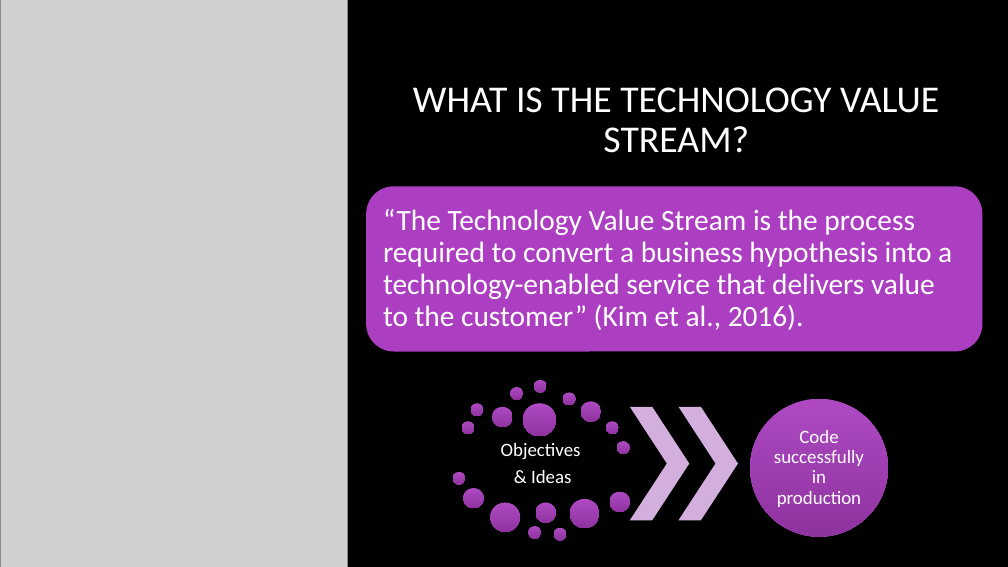
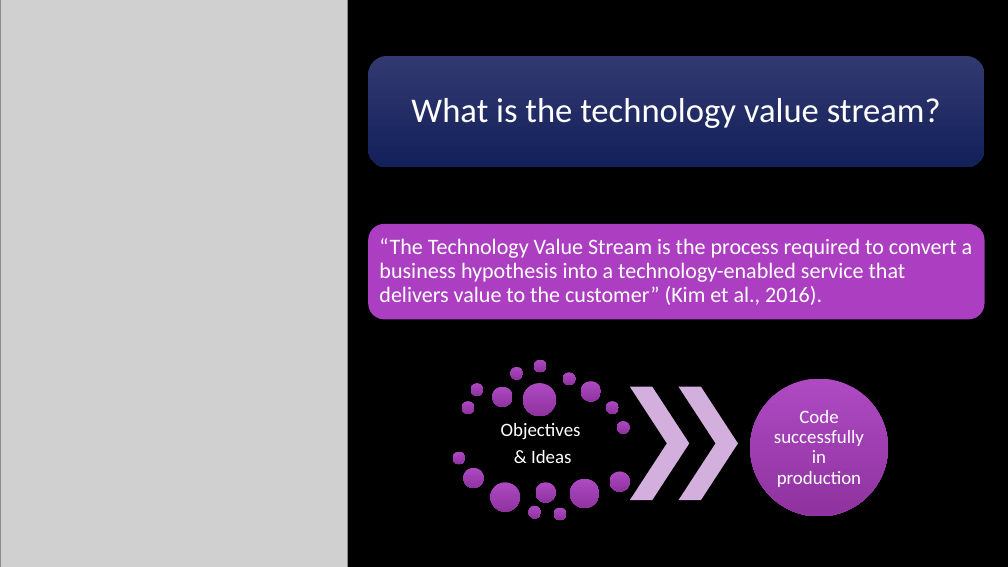
Before and after one commit to BobbyJoeCool/CSD-380, a slide deck: slide 2 of Module-1/Assignment 1.2.pptx. Drawn at 1008x567 pixels with LibreOffice and Linux fonts; fonts in the diff are those of the drawing; grey boxes stand for pictures; background and template pictures are left out. Boxes give left, top, right and bottom in pixels: in the first picture for what was removed or moved away, otherwise in the second. Text is boxed around its words. In the diff, an @@ line names an element or a change of style, - is before the commit and + after.

```diff
--- a/Module-1/Assignment 1.2.pptx
+++ b/Module-1/Assignment 1.2.pptx
@@ rounded rectangle added at (368,56,985,167), fill gradient #333A72 to #14205A @@
@@ text "What is the technology value ..." at (411,98,941,128): vertical alignment top to middle @@
@@ text at (411,98,941,128): text changed; size 36 to 33 pt @@
-WHAT IS THE TECHNOLOGY VALUE STREAM?
+What is the technology value stream?
@@ rounded rectangle: place and size @@
-rounded rectangle at (366,186,982,352)
+rounded rectangle at (368,224,985,319)
@@ text "“The Technology Value Stream is ...": place and size @@
-text "“The Technology Value Stream is ..." at (383,209,952,330)
+text "“The Technology Value Stream is ..." at (379,238,973,305)
@@ text "“The Technology Value Stream is ..." at (379,238,973,305): size 28 to 21 pt; less space between paragraphs @@
@@ ellipse: place and size @@
-ellipse at (462,421,475,434)
+ellipse at (470,383,483,396)
@@ ellipse: place and size @@
-ellipse at (470,403,483,416)
+ellipse at (462,402,475,414)
@@ ellipse: place and size @@
-ellipse at (617,441,630,454)
+ellipse at (606,402,619,414)
@@ ellipse: place and size @@
-ellipse at (606,421,619,434)
+ellipse at (617,421,630,434)
@@ 15 ellipses, 2 texts, 2 chevrons: place and size @@
-15 ellipses, 2 texts, 2 chevrons at (453,380,888,541)
+15 ellipses, 2 texts, 2 chevrons at (453,360,888,520)
```
Also in this commit, not shown: 3 other slides changed, 5 slides added.
